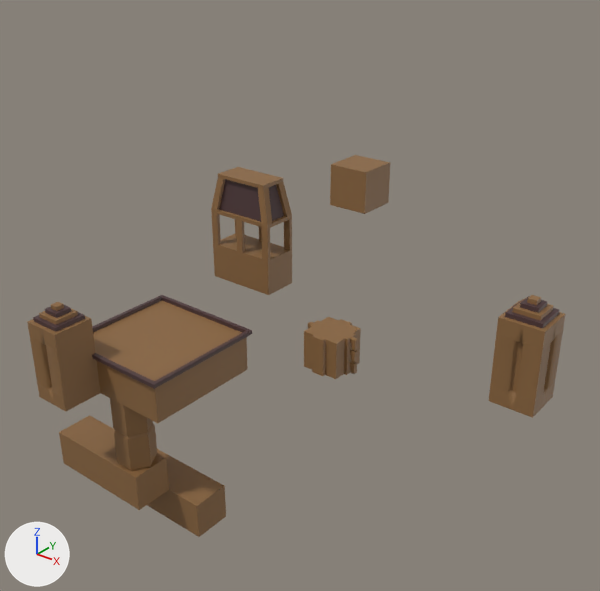
Two versions of the FBX model Assets/Levels/17 Going_Under/FBX/Going_Under_env.fbx, one commit apart.
The view is the same before and after, from a 50 mm camera at (152.1, -131.7, 107.2) aimed at (40.3, 8.1, 20.5). Lighting does not change. The marker at lower left points along +X, +Y and +Z. Where no turn or scale is listed for an object, it has been applied to the vertices. Vertices at the same position are counted once.

In view in the first picture: 'GoingUnder_env'.
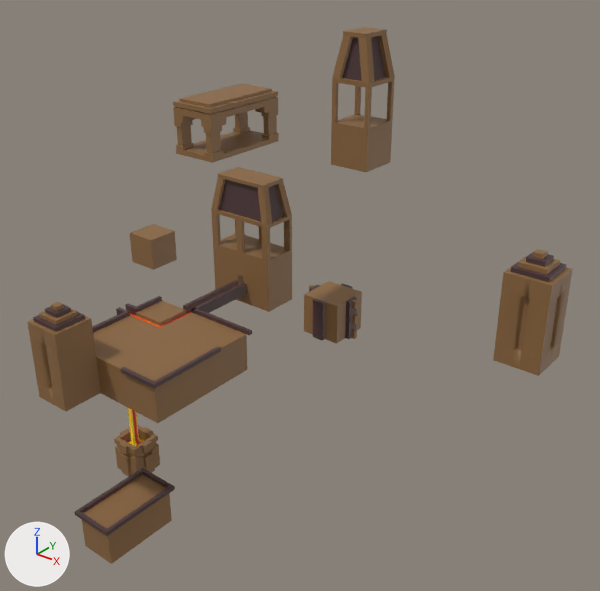
Changed parts and their boxes [x1, y1, x2, y2] in the pictures (600 x 591 px; the box of a moved part takes in the faces that stretch with it):
'GoingUnder_env', reshaped (40% taller): before [27, 155, 566, 537]; after [27, 27, 573, 564]
'template1', added (brown): after [130, 224, 177, 270]
'lava_fall', added: after [128, 311, 191, 446]
part 1 of me_mesh, moved or reshaped: before [512, 298, 553, 321]; after [518, 254, 560, 275]
part 2 of me_mesh, moved or reshaped: before [520, 296, 547, 313]; after [526, 251, 554, 267]
part 3 of me_mesh, moved or reshaped: before [527, 295, 541, 305]; after [533, 249, 548, 259]
part 4 of me_mesh, added: after [183, 280, 238, 313]
part 5 of me_mesh, added: after [351, 314, 358, 324]
part 6 of me_mesh, added: after [351, 329, 357, 339]
part 7 of me_mesh, added: after [345, 297, 357, 339]
part 8 of me_mesh, added (brown): after [313, 299, 326, 341]
part 9 of me_mesh, added: after [352, 299, 358, 309]
part 10 of me_mesh, moved or reshaped: before [505, 299, 560, 329]; after [511, 255, 566, 282]
part 11 of me_mesh, rebuilt: before [489, 300, 566, 418]; after [493, 257, 573, 376]
part 12 of me_mesh, added (brown): after [114, 425, 160, 477]
part 13 of me_mesh, added (brown): after [173, 84, 279, 163]
part 14 of me_mesh, deleted (brown): before [110, 322, 358, 471]
part 15 of me_mesh, moved or reshaped: before [55, 163, 390, 423]; after [92, 213, 362, 423]
part 16 of me_mesh, added (brown): after [331, 27, 395, 172]
part 17 of me_mesh, moved or reshaped: before [59, 415, 226, 537]; after [75, 468, 175, 564]
part 18 of me_mesh, surface changed (brown): before [331, 155, 390, 172]

The change, as a list of edits to the scene's bpy script:
```text
Change me_mesh:
    remove me_mesh.from_pydata(...)  # 606 vertices, 761 faces; spans x -10.0..100.0, y -40.0..30.0, z -40.0..50.0
    add me_mesh.from_pydata(...)  # 957 vertices, 1177 faces; spans x -9.0..100.0, y -41.0..30.0, z -40.0..80.0
    me_mesh part 1: the loose piece of 8 vertices spanning x 92.0..98.0, y 12.0..18.0, z 31.0..32.0 is moved by (0.0, 0.0, 10.0)
    me_mesh part 2: the loose piece of 8 vertices spanning x 93.0..97.0, y 13.0..17.0, z 32.0..33.0 is moved by (0.0, 0.0, 10.0)
    me_mesh part 3: the loose piece of 8 vertices spanning x 94.0..96.0, y 14.0..16.0, z 33.0..34.0 is moved by (0.0, 0.0, 10.0)
    me_mesh part 4: a new loose piece, a box spanning x 8.0..9.0, y 0.0..20.0, z 8.0..11.0, in mat_phong2 (picture img_goingunder_env_texture_png)
    me_mesh part 5: a new loose piece, a box spanning x 51.0..52.0, y 14.5..15.5, z 14.0..16.0, in mat_phong2 (picture img_goingunder_env_texture_png)
    me_mesh part 6: a new loose piece, a box spanning x 51.0..52.0, y 14.5..15.5, z 10.0..12.0, in mat_phong2 (picture img_goingunder_env_texture_png)
    me_mesh part 7: a new loose piece, a box spanning x 50.0..51.0, y 13.5..16.5, z 10.0..20.0, in mat_phong2 (picture img_goingunder_env_texture_png)
    me_mesh part 8: a new loose piece, a box spanning x 43.5..46.5, y 9.0..10.0, z 10.0..20.0, in mat_phong2 (picture img_goingunder_env_texture_png)
    me_mesh part 9: a new loose piece, a box spanning x 51.0..52.0, y 14.5..15.5, z 18.0..20.0, in mat_phong2 (picture img_goingunder_env_texture_png)
    me_mesh part 10: the loose piece of 8 vertices spanning x 91.0..99.0, y 11.0..19.0, z 30.0..31.0 is moved by (0.0, 0.0, 10.0)
    me_mesh part 11: the loose piece of 96 vertices spanning x 90.0..100.0, y 10.0..20.0, z 10.0..30.0 is rebuilt with 96 vertices and now spans x 90.0..100.0, y 10.0..20.0, z 20.0..40.0
    me_mesh part 12: a new loose piece of 176 vertices spanning x -9.0..1.0, y -15.0..-5.0, z -40.0..-30.0, in mat_phong2 (picture img_goingunder_env_texture_png)
    me_mesh part 13: a new loose piece of 158 vertices spanning x 31.0..41.0, y -20.0..0.0, z 60.0..71.0, in mat_phong2 (picture img_goingunder_env_texture_png)
    me_mesh part 14: 8 loose pieces with 191 vertices, spanning x 0.0..52.4, y -29.3..15.6, z -20.0..9.8, are deleted
    me_mesh part 15: 4 vertices moved from x 0.0..30.0, y -31.0..20.0, z 0.0..11.0 to x 0.0..31.0, y -31.0..30.0, z 8.0..20.0; 70 vertices removed from x -1.0..50.9, y -31.0..30.0, z 0.0..40.0; 102 vertices added at x -4.0..50.0, y -31.0..30.0, z 0.0..20.0
    me_mesh part 16: 76 vertices added at x 40.0..50.0, y 20.0..30.0, z 60.0..80.0
    me_mesh part 17: 15 vertices removed from x -10.0..30.0, y -30.0..-10.0, z -40.0..-20.0; 27 vertices added at x 9.0..21.0, y -41.0..-19.0, z -40.0..-29.0
    me_mesh part 18: 1 kept faces spanning x 40.0..50.0, y 20.0..30.0, z 50.0 get new texture (UV) coordinates
Add ob_lava_fall:
    ob_lava_fall = bpy.data.objects.new('lava_fall', me_mesh_1)  # 100 vertices, 98 faces; spans x -16.0..2.0, y -36.0..0.0, z -41.0..1.0; in mat_lava_fall_mat (picture img_lava_fall_scolling2_png)
    ob_lava_fall.location = (9.0, 23.0, 8.0)
Add ob_template1:
    ob_template1 = bpy.data.objects.new('template1', me_mesh_001)  # a box spanning x 0.0..10.0, y 0.0..10.0, z 0.0..10.0; in mat_phong2 (picture img_goingunder_env_texture_png)
    ob_template1.location = (-44.0, 27.0, 0.0)
```
